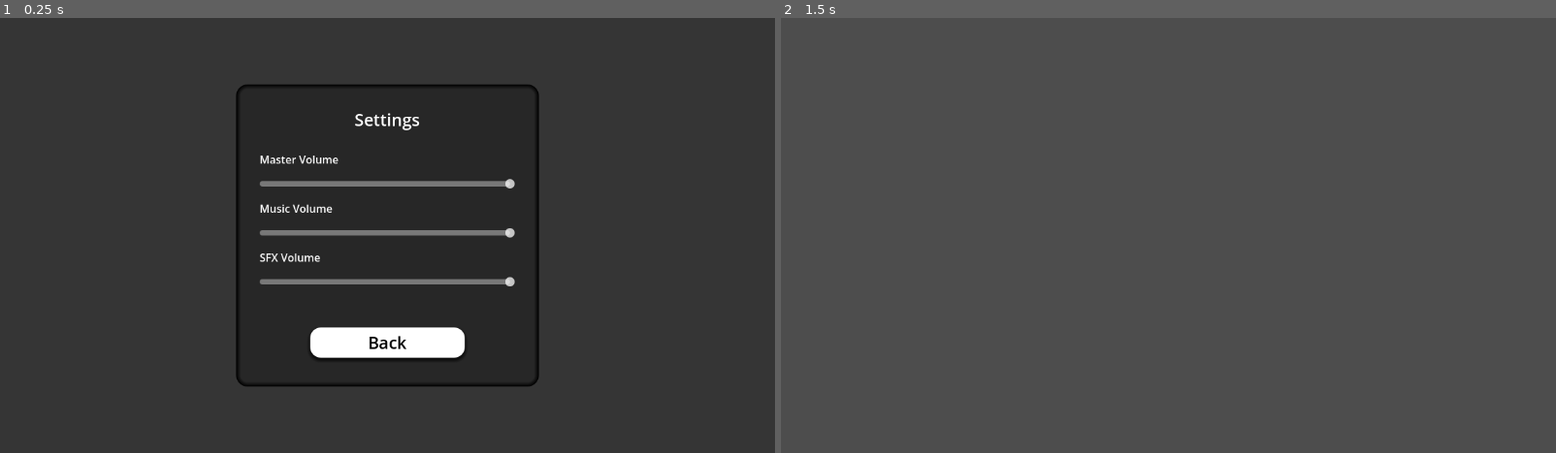
Above: before the commit, frames 1-2 (left to right).
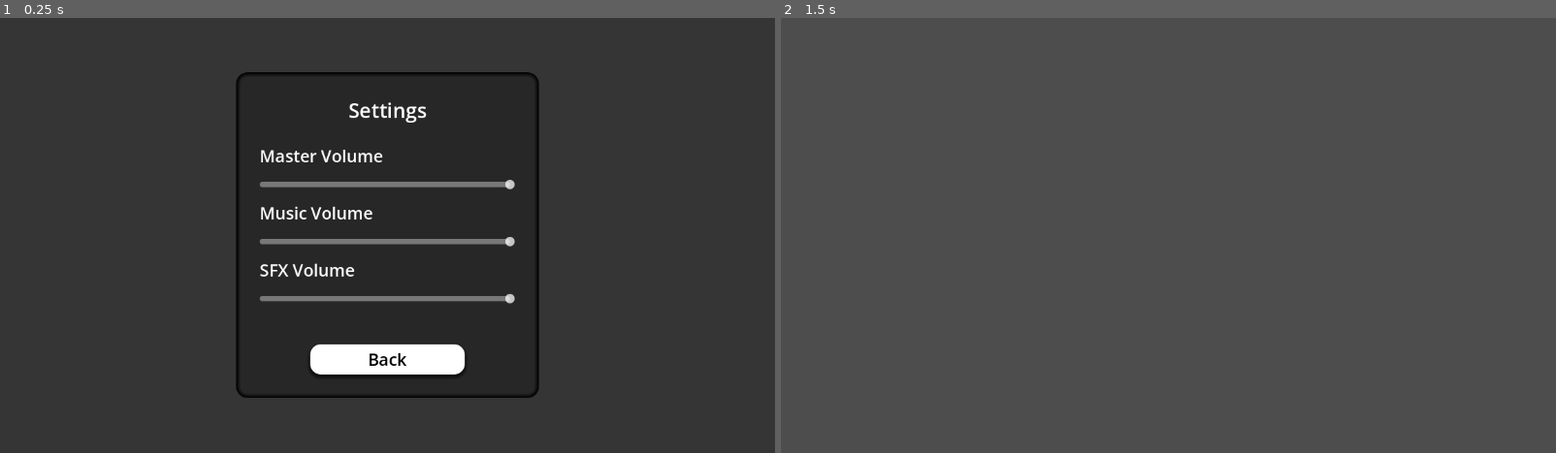
Above: after the commit, the same moments.

Repository: kylekolp/GMTKGameJam2026
Game: Godot game, scene res://src/ui/Menu/Menu_Options.tscn
Two runs of this game, one before a commit and one after it. Both use one fixed random seed, a clock stepped at 60 frames per second and the inputs below. This scene is started directly instead of the project's main scene.
Inputs:
- Up to frame 1 (0.25 s): no input
- Up to frame 2 (1.5 s): tap Enter at 0.5 s; click "Back" at 1.25 s

The runs differ from the first frame. In frame 1, 5.6% of the frame differs, in the area x 30-70%, y 12-88%; in frame 2, nothing differs.

Commit message:
Attached temp menu components to theme
Attached all the current menu components to a theme. Created label settings for all of the text labels

Diff:
--- /dev/null
+++ b/Assets/UI/LabelSettings/DetailSettings.tres
@@ -0,0 +1,4 @@
+[gd_resource type="LabelSettings" format=3 uid="uid://bjm71hc0cw01g"]
+
+[resource]
+font_size = 25
--- /dev/null
+++ b/Assets/UI/LabelSettings/SubtitleSettings.tres
@@ -0,0 +1,4 @@
+[gd_resource type="LabelSettings" format=3 uid="uid://b1ki44hmk4u1m"]
+
+[resource]
+font_size = 30
--- /dev/null
+++ b/Assets/UI/LabelSettings/TitleSettings.tres
@@ -0,0 +1,4 @@
+[gd_resource type="LabelSettings" format=3 uid="uid://db21agx7m6v2w"]
+
+[resource]
+font_size = 72
--- a/Assets/UI/TempUITheme.tres
+++ b/Assets/UI/TempUITheme.tres
@@ -1,6 +1,16 @@
 [gd_resource type="Theme" format=3 uid="uid://j2rfknwaqld0"]
 
-[ext_resource type="StyleBox" uid="uid://1y8mw8aos0s7" path="res://Assets/UI/TempPanelBoxStyle.tres" id="1_jhf3f"]
+[ext_resource type="StyleBox" uid="uid://1y8mw8aos0s7" path="res://Assets/UI/PanelContainer/TempPanelBoxStyle.tres" id="1_jhf3f"]
+[ext_resource type="StyleBox" uid="uid://vm3ujt4s8d4" path="res://Assets/UI/TempButtonStyles/ButtonStyleHover.tres" id="1_rejem"]
+[ext_resource type="StyleBox" uid="uid://ue6uun70ysn6" path="res://Assets/UI/TempButtonStyles/ButtonStyleNormal.tres" id="2_gxghq"]
+[ext_resource type="StyleBox" uid="uid://cibp7a80tfnok" path="res://Assets/UI/TempButtonStyles/ButtonStylePressed.tres" id="3_n5ag8"]
 
 [resource]
+default_font_size = 30
+Button/colors/font_color = Color(0, 0, 0, 1)
+Button/colors/font_focus_color = Color(0, 0, 0, 1)
+Button/colors/font_hover_color = Color(0, 0, 0, 1)
+Button/styles/hover = ExtResource("1_rejem")
+Button/styles/normal = ExtResource("2_gxghq")
+Button/styles/pressed = ExtResource("3_n5ag8")
 PanelContainer/styles/panel = ExtResource("1_jhf3f")
--- a/src/ui/Menu/Menu_Main.tscn
+++ b/src/ui/Menu/Menu_Main.tscn
@@ -1,12 +1,9 @@
 [gd_scene format=3 uid="uid://k68tl4ppllaa"]
 
 [ext_resource type="Script" uid="uid://30y54iud8iw8" path="res://src/ui/Menu/Menu_Main.gd" id="1_smhq6"]
-[ext_resource type="StyleBox" uid="uid://ue6uun70ysn6" path="res://Assets/UI/TempButtonStyles/ButtonStyleNormal.tres" id="2_i4g1a"]
-[ext_resource type="StyleBox" uid="uid://bvb04dj30mqbn" path="res://Assets/UI/TempPanelBackgroundStyleBoxFlat.tres" id="2_n50ih"]
-[ext_resource type="StyleBox" uid="uid://cibp7a80tfnok" path="res://Assets/UI/TempButtonStyles/ButtonStylePressed.tres" id="3_n50ih"]
-[ext_resource type="StyleBox" uid="uid://vm3ujt4s8d4" path="res://Assets/UI/TempButtonStyles/ButtonStyleHover.tres" id="4_f3lu4"]
-
-[sub_resource type="StyleBoxEmpty" id="StyleBoxEmpty_fx5ro"]
+[ext_resource type="StyleBox" uid="uid://bvb04dj30mqbn" path="res://Assets/UI/PanelContainer/TempPanelBackgroundStyleBoxFlat.tres" id="2_n50ih"]
+[ext_resource type="Theme" uid="uid://j2rfknwaqld0" path="res://Assets/UI/TempUITheme.tres" id="3_f3lu4"]
+[ext_resource type="LabelSettings" uid="uid://db21agx7m6v2w" path="res://Assets/UI/LabelSettings/TitleSettings.tres" id="4_smhq6"]
 
 [node name="Menu_Main" type="Control" unique_id=311291055]
 layout_mode = 3
@@ -46,43 +43,19 @@
 [node name="StartGameButton" type="Button" parent="Buttons" unique_id=1088792620]
 layout_mode = 2
 size_flags_vertical = 3
-theme_override_colors/font_color = Color(0, 0, 0, 1)
-theme_override_colors/font_focus_color = Color(0, 0, 0, 1)
-theme_override_colors/font_pressed_color = Color(0, 0, 0, 1)
-theme_override_colors/font_hover_color = Color(0, 0, 0, 1)
-theme_override_font_sizes/font_size = 30
-theme_override_styles/normal = ExtResource("2_i4g1a")
-theme_override_styles/pressed = ExtResource("3_n50ih")
-theme_override_styles/hover = ExtResource("4_f3lu4")
-theme_override_styles/focus = SubResource("StyleBoxEmpty_fx5ro")
+theme = ExtResource("3_f3lu4")
 text = "Start Game"
 
 [node name="OptionsButton" type="Button" parent="Buttons" unique_id=532836500]
 layout_mode = 2
 size_flags_vertical = 3
-theme_override_colors/font_color = Color(0, 0, 0, 1)
-theme_override_colors/font_focus_color = Color(0, 0, 0, 1)
-theme_override_colors/font_pressed_color = Color(0, 0, 0, 1)
-theme_override_colors/font_hover_color = Color(0, 0, 0, 1)
-theme_override_font_sizes/font_size = 30
-theme_override_styles/normal = ExtResource("2_i4g1a")
-theme_override_styles/pressed = ExtResource("3_n50ih")
-theme_override_styles/hover = ExtResource("4_f3lu4")
-theme_override_styles/focus = SubResource("StyleBoxEmpty_fx5ro")
+theme = ExtResource("3_f3lu4")
 text = "Options"
 
 [node name="QuitGameButton" type="Button" parent="Buttons" unique_id=1852450508]
 layout_mode = 2
 size_flags_vertical = 3
-theme_override_colors/font_color = Color(0, 0, 0, 1)
-theme_override_colors/font_focus_color = Color(0, 0, 0, 1)
-theme_override_colors/font_pressed_color = Color(0, 0, 0, 1)
-theme_override_colors/font_hover_color = Color(0, 0, 0, 1)
-theme_override_font_sizes/font_size = 30
-theme_override_styles/normal = ExtResource("2_i4g1a")
-theme_override_styles/pressed = ExtResource("3_n50ih")
-theme_override_styles/hover = ExtResource("4_f3lu4")
-theme_override_styles/focus = SubResource("StyleBoxEmpty_fx5ro")
+theme = ExtResource("3_f3lu4")
 text = "Quit"
 
 [node name="Title" type="Label" parent="." unique_id=1773368865]
@@ -104,6 +77,7 @@
 theme_override_constants/shadow_offset_y = 7
 theme_override_font_sizes/font_size = 72
 text = "Game Title"
+label_settings = ExtResource("4_smhq6")
 horizontal_alignment = 1
 vertical_alignment = 1
 
--- a/src/ui/Menu/Menu_Optiions_2.tscn
+++ b/src/ui/Menu/Menu_Optiions_2.tscn
@@ -1,7 +1,7 @@
 [gd_scene format=3 uid="uid://brk2ebor2rqrq"]
 
 [ext_resource type="Script" uid="uid://csr37555nmd2n" path="res://src/ui/Menu/Menu_Options.gd" id="1_plp3h"]
-[ext_resource type="StyleBox" uid="uid://bvb04dj30mqbn" path="res://Assets/UI/TempPanelBackgroundStyleBoxFlat.tres" id="2_3gqoj"]
+[ext_resource type="StyleBox" uid="uid://bvb04dj30mqbn" path="res://Assets/UI/PanelContainer/TempPanelBackgroundStyleBoxFlat.tres" id="2_3gqoj"]
 [ext_resource type="Theme" uid="uid://j2rfknwaqld0" path="res://Assets/UI/TempUITheme.tres" id="3_5mny2"]
 [ext_resource type="StyleBox" uid="uid://ue6uun70ysn6" path="res://Assets/UI/TempButtonStyles/ButtonStyleNormal.tres" id="4_w2so2"]
 [ext_resource type="StyleBox" uid="uid://cibp7a80tfnok" path="res://Assets/UI/TempButtonStyles/ButtonStylePressed.tres" id="5_glb4m"]
--- a/src/ui/Menu/Menu_Options.tscn
+++ b/src/ui/Menu/Menu_Options.tscn
@@ -2,11 +2,10 @@
 
 [ext_resource type="Script" uid="uid://csr37555nmd2n" path="res://src/ui/Menu/Menu_Options.gd" id="1_7a8rc"]
 [ext_resource type="Theme" uid="uid://j2rfknwaqld0" path="res://Assets/UI/TempUITheme.tres" id="2_4wfy2"]
-[ext_resource type="StyleBox" uid="uid://bvb04dj30mqbn" path="res://Assets/UI/TempPanelBackgroundStyleBoxFlat.tres" id="2_yefik"]
-[ext_resource type="StyleBox" uid="uid://ue6uun70ysn6" path="res://Assets/UI/TempButtonStyles/ButtonStyleNormal.tres" id="3_yefik"]
-[ext_resource type="StyleBox" uid="uid://cibp7a80tfnok" path="res://Assets/UI/TempButtonStyles/ButtonStylePressed.tres" id="4_rwodx"]
+[ext_resource type="StyleBox" uid="uid://bvb04dj30mqbn" path="res://Assets/UI/PanelContainer/TempPanelBackgroundStyleBoxFlat.tres" id="2_yefik"]
+[ext_resource type="LabelSettings" uid="uid://b1ki44hmk4u1m" path="res://Assets/UI/LabelSettings/SubtitleSettings.tres" id="4_7a8rc"]
 [ext_resource type="PackedScene" uid="uid://bxqkaxstsvjf3" path="res://src/ui/Menu/Components/VolumeSlider.tscn" id="4_yefik"]
-[ext_resource type="StyleBox" uid="uid://vm3ujt4s8d4" path="res://Assets/UI/TempButtonStyles/ButtonStyleHover.tres" id="5_ne000"]
+[ext_resource type="LabelSettings" uid="uid://bjm71hc0cw01g" path="res://Assets/UI/LabelSettings/DetailSettings.tres" id="5_4wfy2"]
 
 [sub_resource type="StyleBoxFlat" id="StyleBoxFlat_4wfy2"]
 content_margin_left = 35.0
@@ -68,6 +67,7 @@
 layout_mode = 2
 theme_override_font_sizes/font_size = 25
 text = "Settings"
+label_settings = ExtResource("4_7a8rc")
 horizontal_alignment = 1
 
 [node name="VBoxContainer" type="VBoxContainer" parent="CenterContainer/PanelContainer/VBoxContainer" unique_id=1197368444]
@@ -77,25 +77,31 @@
 [node name="Label_Master" type="Label" parent="CenterContainer/PanelContainer/VBoxContainer/VBoxContainer" unique_id=1109454860]
 layout_mode = 2
 text = "Master Volume"
+label_settings = ExtResource("5_4wfy2")
 
 [node name="VolumeMaster" parent="CenterContainer/PanelContainer/VBoxContainer/VBoxContainer" unique_id=107656459 instance=ExtResource("4_yefik")]
 layout_mode = 2
+theme = ExtResource("2_4wfy2")
 busName = "Master"
 
 [node name="Label_Music" type="Label" parent="CenterContainer/PanelContainer/VBoxContainer/VBoxContainer" unique_id=1974053512]
 layout_mode = 2
 text = "Music Volume"
+label_settings = ExtResource("5_4wfy2")
 
 [node name="VolumeMusic" parent="CenterContainer/PanelContainer/VBoxContainer/VBoxContainer" unique_id=1606012283 instance=ExtResource("4_yefik")]
 layout_mode = 2
+theme = ExtResource("2_4wfy2")
 busName = "Music"
 
 [node name="Label_Sfx" type="Label" parent="CenterContainer/PanelContainer/VBoxContainer/VBoxContainer" unique_id=63406632]
 layout_mode = 2
 text = "SFX Volume"
+label_settings = ExtResource("5_4wfy2")
 
 [node name="VolumeSfx" parent="CenterContainer/PanelContainer/VBoxContainer/VBoxContainer" unique_id=34451081 instance=ExtResource("4_yefik")]
 layout_mode = 2
+theme = ExtResource("2_4wfy2")
 busName = "SFX"
 
 [node name="EmptyControl" type="Control" parent="CenterContainer/PanelContainer/VBoxContainer" unique_id=1108493015]
@@ -108,11 +114,8 @@
 
 [node name="BackButton" type="Button" parent="CenterContainer/PanelContainer/VBoxContainer/MarginContainer" unique_id=698066919]
 layout_mode = 2
-theme_override_colors/font_color = Color(0, 0, 0, 1)
+theme = ExtResource("2_4wfy2")
 theme_override_font_sizes/font_size = 25
-theme_override_styles/normal = ExtResource("3_yefik")
-theme_override_styles/pressed = ExtResource("4_rwodx")
-theme_override_styles/hover = ExtResource("5_ne000")
 text = "Back"
 
 [connection signal="tree_exited" from="." to="." method="_on_tree_exited"]
--- a/src/ui/Menu/Menu_Pause.tscn
+++ b/src/ui/Menu/Menu_Pause.tscn
@@ -1,7 +1,7 @@
 [gd_scene format=3 uid="uid://c2b2lxq0i2ysi"]
 
 [ext_resource type="Script" uid="uid://1bvrxkgrf01j" path="res://src/ui/Menu/Menu_Pause.gd" id="1_bsjdg"]
-[ext_resource type="StyleBox" uid="uid://bvb04dj30mqbn" path="res://Assets/UI/TempPanelBackgroundStyleBoxFlat.tres" id="2_2rsw8"]
+[ext_resource type="StyleBox" uid="uid://bvb04dj30mqbn" path="res://Assets/UI/PanelContainer/TempPanelBackgroundStyleBoxFlat.tres" id="2_2rsw8"]
 [ext_resource type="Theme" uid="uid://j2rfknwaqld0" path="res://Assets/UI/TempUITheme.tres" id="3_uyr75"]
 [ext_resource type="StyleBox" uid="uid://ue6uun70ysn6" path="res://Assets/UI/TempButtonStyles/ButtonStyleNormal.tres" id="5_qtiy1"]
 [ext_resource type="StyleBox" uid="uid://cibp7a80tfnok" path="res://Assets/UI/TempButtonStyles/ButtonStylePressed.tres" id="6_f1rva"]
--- a/src/ui/Menu/Menu_Quit.tscn
+++ b/src/ui/Menu/Menu_Quit.tscn
@@ -2,6 +2,7 @@
 
 [ext_resource type="Script" uid="uid://55u2oedi8qwm" path="res://src/ui/Menu/Menu_Quit.gd" id="1_eisxb"]
 [ext_resource type="Theme" uid="uid://j2rfknwaqld0" path="res://Assets/UI/TempUITheme.tres" id="2_mlcv6"]
+[ext_resource type="LabelSettings" uid="uid://bjm71hc0cw01g" path="res://Assets/UI/LabelSettings/DetailSettings.tres" id="3_mlcv6"]
 [ext_resource type="StyleBox" uid="uid://ue6uun70ysn6" path="res://Assets/UI/TempButtonStyles/ButtonStyleNormal.tres" id="3_v4e0w"]
 [ext_resource type="StyleBox" uid="uid://cibp7a80tfnok" path="res://Assets/UI/TempButtonStyles/ButtonStylePressed.tres" id="4_i8auv"]
 [ext_resource type="StyleBox" uid="uid://vm3ujt4s8d4" path="res://Assets/UI/TempButtonStyles/ButtonStyleHover.tres" id="5_mo06n"]
@@ -36,6 +37,7 @@
 layout_mode = 2
 theme_override_font_sizes/font_size = 25
 text = "Are You Sure You Want To Quit?"
+label_settings = ExtResource("3_mlcv6")
 horizontal_alignment = 1
 
 [node name="HBoxContainer" type="HBoxContainer" parent="CenterContainer/PanelContainer/VBoxContainer" unique_id=925886683]
@@ -45,6 +47,7 @@
 
 [node name="YesButton" type="Button" parent="CenterContainer/PanelContainer/VBoxContainer/HBoxContainer" unique_id=303043462]
 layout_mode = 2
+theme = ExtResource("2_mlcv6")
 theme_override_colors/font_color = Color(0, 0, 0, 1)
 theme_override_font_sizes/font_size = 25
 theme_override_styles/normal = ExtResource("3_v4e0w")
@@ -54,6 +57,7 @@
 
 [node name="NoButton" type="Button" parent="CenterContainer/PanelContainer/VBoxContainer/HBoxContainer" unique_id=1555428961]
 layout_mode = 2
+theme = ExtResource("2_mlcv6")
 theme_override_colors/font_color = Color(0, 0, 0, 1)
 theme_override_font_sizes/font_size = 25
 theme_override_styles/normal = ExtResource("3_v4e0w")
Renamed: Assets/UI/TempPanelBackgroundStyleBoxFlat.tres -> Assets/UI/PanelContainer/TempPanelBackgroundStyleBoxFlat.tres
Renamed: Assets/UI/TempPanelBoxStyle.tres -> Assets/UI/PanelContainer/TempPanelBoxStyle.tres
